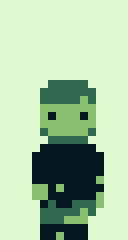
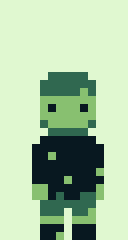
Revision of a layered 128 x 240 image; what changed, layer by layer:
hid "cheen copy#2" over (32, 72, 104, 240)
showed "cheen" over (32, 72, 104, 240)
